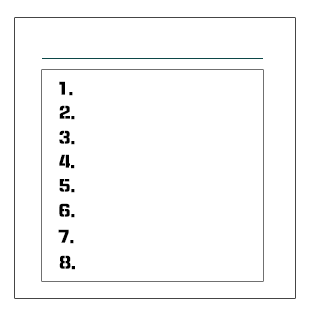
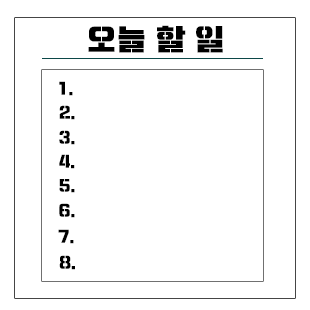
Revision of a layered (310, 310) image; what changed, layer by layer:
added layer "오늘 할 일" above "Layer 1" over [88, 25, 223, 53]
